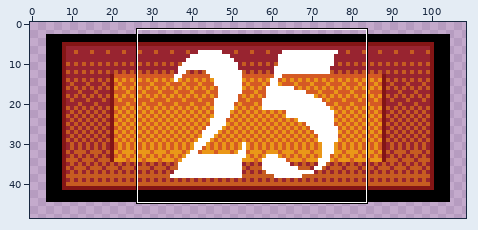
A pixel-art file gets an edit: Assets/Sprites/ButtonBackground.ase. Above: a wide view before the commit, with the close-up outlined.
Close-up. Old version:
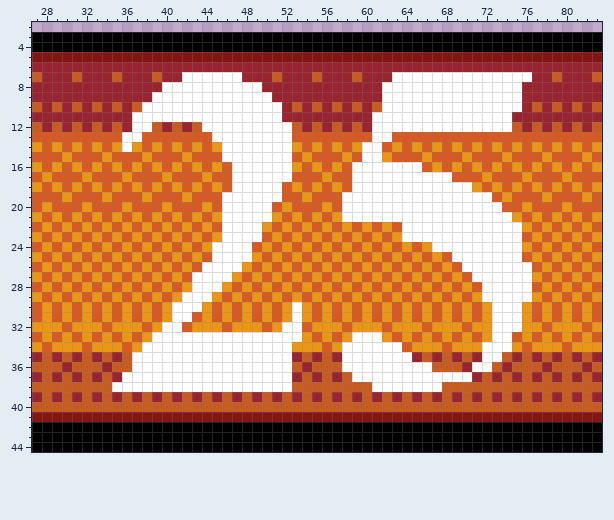
110x50 pixels, 1 frame. Shown: x 27..83, y 2..44. The wide view leaves out empty margins.
After:
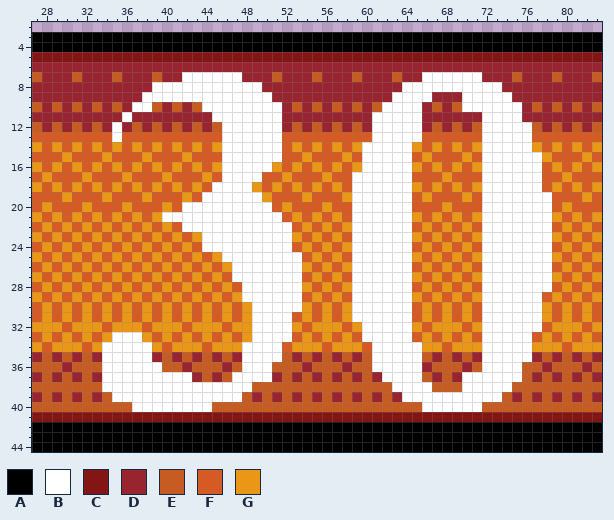
Palette (. is transparent): A #000000  B #ffffff  C #831515  D #982430  E #c65c21  F #d55a24  G #ea9718
Diff:
layer "Layer 19" now hidden
layer "Layer 24" added
@@ x 27..83 @@
  6 DDDDDDDDDDDDDDDDDDDDDDDDDDDDDDDDDDDDDDDDDDDDDDDDDDDDDDDDD
- 7 EDDDEDDDEDDDEDDBBBBBBDDDEDDDEDDDEDDDBBBBBBBBBBBBBBDDEDDDE
- 8 DDDDDDDDDDDDDBBBBBBBBBBDDDDDDDDDDDDBBBBBBBBBBBBBBDDDDDDDD
- 9 DDDDDDDDDDDDBBBBBBBBBBBBDDDDDDDDDDDBBBBBBBBBBBBBBDDDDDDDD
-10 EDEDEDEDEDEBBBBBBBBBBBBBBDEDEDEDEDEBBBBBBBBBBBBBBDEDEDEDE
-11 DDDDDDDDDDBBBBBBBBBBBBBBBDDDDDDDDDBBBBBBBBBBBBBBDDDDDDDDD
-12 EDEDEDEDEDBBEDEDEBBBBBBBBBEDEDEDEDBBBBBBBBBBBBBBEDEDEDEDE
-13 FFFFFFFFFBBFFFFFFFBBBBBBBBFFFFFFFFBBFFFFFFFFFFFFFFFFFFFFF
-14 GFGFGFGFGBGFGFGFGFGBBBBBBBGFGFGFGBBFGFGFGFGFGFGFGFGFGFGFG
-15 FFFGFFFGFFFGFFFGFFFBBBBBBBFGFFFGFBBGFFFGFFFGFFFGFFFGFFFGF
-16 GFGFGFGFGFGFGFGFGFGFBBBBBBGFGFGFBBBBBBBFGFGFGFGFGFGFGFGFG
-17 FGFFFGFFFGFFFGFFFGFFBBBBBBFFFGFFBBBBBBBBBBFFFGFFFGFFFGFFF
-18 GFGFGFGFGFGFGFGFGFGFBBBBBFGFGFGFBBBBBBBBBBBBGFGFGFGFGFGFG
-19 FFFGFFFGFFFGFFFGFFFBBBBBBFFGFFFBBBBBBBBBBBBBBBFGFFFGFFFGF
-20 FGFFFGFFFGFFFGFFFGFBBBBBFGFFFGFBBBBBBBBBBBBBBBBFFGFFFGFFF
-21 GFGFGFGFGFGFGFGFGFGBBBBBGFGFGFGBBBBBBBBBBBBBBBBBGFGFGFGFG
-22 FGFGFGFGFGFGFGFGFGFBBBBGFGFGFGFGFGFGFBBBBBBBBBBBBGFGFGFGF
-23 GFGFGFGFGFGFGFGFGFGBBBBFGFGFGFGFGFGFGBBBBBBBBBBBBFGFGFGFG
-24 FGFGFGFGFGFGFGFGFGBBBBFGFGFGFGFGFGFGFGFGBBBBBBBBBGFGFGFGF
-25 GFGFGFGFGFGFGFGFGFBBBBGFGFGFGFGFGFGFGFGFGFBBBBBBBFGFGFGFG
-26 FGFGFGFGFGFGFGFGFBBBBGFGFGFGFGFGFGFGFGFGFGFBBBBBBBFGFGFGF
-27 GFGFGFGFGFGFGFGFBBBBGFGFGFGFGFGFGFGFGFGFGFGFBBBBBBGFGFGFG
-28 FGFGFGFGFGFGFGFGBBBGFGFGFGFGFGFGFGFGFGFGFGFGFBBBBBFGFGFGF
-29 GFGFGFGFGFGFGFGBBBGFGFGFGFGFGFGFGFGFGFGFGFGFGBBBBBGFGFGFG
-30 FGFGFGFGFGFGFGBBBGFGFGFGFGBGFGFGFGFGFGFGFGFGFGBBBGFGFGFGF
-31 FGFGFGFGFGFGFGBBFGFGFGFGFGBGFGFGFGFGFGFGFGFGFGBBBGFGFGFGF
-32 GGGFGGGFGGGFGBBFGGGFGGGFGBBFGGGFGGGFGGGFGGGFGGBBBGGFGGGFG
-33 FGFGFGFGFGFGBBBBBBBBBBBBBBBGFGFGBBBGFGFGFGFGFGBBFGFGFGFGF
-34 GFGGGFGGGFGBBBBBBBBBBBBBBBGGGFGBBBBBBFGGGFGGGBBBGFGGGFGGG
-35 DEDEDEDEDEBBBBBBBBBBBBBBBBDEDEDBBBBBBBDEDEDEDBBEDEDEDEDED
-36 EEEDEEEDEEBBBBBBBBBBBBBBBBEDEEEBBBBBBBBBEEEDBBEDEEEDEEEDE
-37 DEDEDEDEDBBBBBBBBBBBBBBBBBDEDEDEBBBBBBBBBBBBDEDEDEDEDEDED
-38 EEEEEEEEBBBBBBBBBBBBBBBBBBEEEEEEEEBBBBBBBEEEEEEEEEEEEEEEE
-39 DEDEDEDEDEDEDEDEDEDEDEDEDEDEDEDEDEDEDEDEDEDEDEDEDEDEDEDED
-40 EEEEEEEEEEEEEEEEEEEEEEEEEEEEEEEEEEEEEEEEEEEEEEEEEEEEEEEEE
+ 7 EDDDEDDDEDDDEDDBBBBBBDDDEDDDEDDDEDDDEDDBBBBBBDDDEDDDEDDDE
+ 8 DDDDDDDDDDDDBBBBBBBBBBBDDDDDDDDDDDDDDBBBBBBBBBBDDDDDDDDDD
+ 9 DDDDDDDDDDDBBBBBBBBBBBBBDDDDDDDDDDDDBBBBDDDBBBBBDDDDDDDDD
+10 EDEDEDEDEDBBEDEDEBBBBBBBBDEDEDEDEDEBBBBDEDEBBBBBBDEDEDEDE
+11 DDDDDDDDDBDDDDDDDDBBBBBBBDDDDDDDDDBBBBBDDDDDDBBBBDDDDDDDD
+12 EDEDEDEDBDEDEDEDEDEBBBBBBDEDEDEDEDBBBBBDEDEDEBBBBBEDEDEDE
+13 FFFFFFFFBFFFFFFFFFFBBBBBBFFFFFFFFFBBBBBFFFFFFBBBBBFFFFFFF
+14 GFGFGFGFGFGFGFGFGFGBBBBBBFGFGFGFGBBBBBGFGFGFGBBBBBGFGFGFG
+15 FFFGFFFGFFFGFFFGFFFBBBBBBFFGFFFGFBBBBBFGFFFGFBBBBBBGFFFGF
+16 GFGFGFGFGFGFGFGFGFGBBBBBGFGFGFGFGBBBBBGFGFGFGBBBBBBFGFGFG
+17 FGFFFGFFFGFFFGFFFGFBBBBFFGFFFGFFBBBBBBFFFGFFFBBBBBBFFGFFF
+18 GFGFGFGFGFGFGFGFGFBBBBGFGFGFGFGFBBBBBBGFGFGFGBBBBBBFGFGFG
+19 FFFGFFFGFFFGFFFGFBBBBBBGFFFGFFFGBBBBBBFGFFFGFBBBBBBBFFFGF
+20 FGFFFGFFFGFFFGFBBBBBBBBBFGFFFGFFBBBBBBFFFGFFFBBBBBBBFGFFF
+21 GFGFGFGFGFGFGBBBBBBBBBBBBFGFGFGFBBBBBBGFGFGFGBBBBBBBGFGFG
+22 FGFGFGFGFGFGFGFBBBBBBBBBBBFGFGFGBBBBBBFGFGFGFBBBBBBBFGFGF
+23 GFGFGFGFGFGFGFGFGBBBBBBBBBGFGFGFBBBBBBGFGFGFGBBBBBBBGFGFG
+24 FGFGFGFGFGFGFGFGFBBBBBBBBBFGFGFGBBBBBBFGFGFGFBBBBBBBFGFGF
+25 GFGFGFGFGFGFGFGFGFGBBBBBBBBFGFGFBBBBBBGFGFGFGBBBBBBBGFGFG
+26 FGFGFGFGFGFGFGFGFGFGBBBBBBBGFGFGBBBBBBFGFGFGFBBBBBBBFGFGF
+27 GFGFGFGFGFGFGFGFGFGFBBBBBBBFGFGFBBBBBBGFGFGFGBBBBBBBGFGFG
+28 FGFGFGFGFGFGFGFGFGFGFBBBBBBGFGFGBBBBBBFGFGFGFBBBBBBBFGFGF
+29 GFGFGFGFGFGFGFGFGFGFGBBBBBBFGFGFBBBBBBGFGFGFGBBBBBBFGFGFG
+30 FGFGFGFGFGFGFGFGFGFGFGBBBBBGFGFGBBBBBBFGFGFGFBBBBBBGFGFGF
+31 FGFGFGFGFGFGFGFGFGFGFGBBBBFGFGFGBBBBBBFGFGFGFBBBBBBGFGFGF
+32 GGGFGGGFGGGFGGGFGGGFGGBBBBGFGGGFGBBBBBGFGGGFGBBBBBBFGGGFG
+33 FGFGFGFGBBBGFGFGFGFGFGBBBBFGFGFGFBBBBBFGFGFGFBBBBBFGFGFGF
+34 GFGGGFGBBBBBGFGGGFGGGBBBBFGGGFGGGFBBBBBGGFGGGBBBBBGGGFGGG
+35 DEDEDEDBBBBBDEDEDEDEDBBBBEDEDEDEDEBBBBBEDEDEDBBBBBDEDEDED
+36 EEEDEEEBBBBBBEEDEEEDEBBBEEEDEEEDEEBBBBBDEEEDEBBBBEEDEEEDE
+37 DEDEDEDBBBBBBBBBDEDEBBBBDEDEDEDEDEDBBBBEDEDBBBBBBEDEDEDED
+38 EEEEEEEBBBBBBBBBBBBBBBEEEEEEEEEEEEEEBBBBEEEBBBBBEEEEEEEEE
+39 DEDEDEDEBBBBBBBBBBBBBEDEDEDEDEDEDEDEDBBBBBBBBBBEDEDEDEDED
+40 EEEEEEEEEEBBBBBBBBEEEEEEEEEEEEEEEEEEEEEBBBBBBEEEEEEEEEEEE
 41 CCCCCCCCCCCCCCCCCCCCCCCCCCCCCCCCCCCCCCCCCCCCCCCCCCCCCCCCC
Pixel boxes of the changes (left, top, right, bottom) in both close-ups:
changed: (342, 72, 552, 412)
changed: (102, 82, 302, 412)
